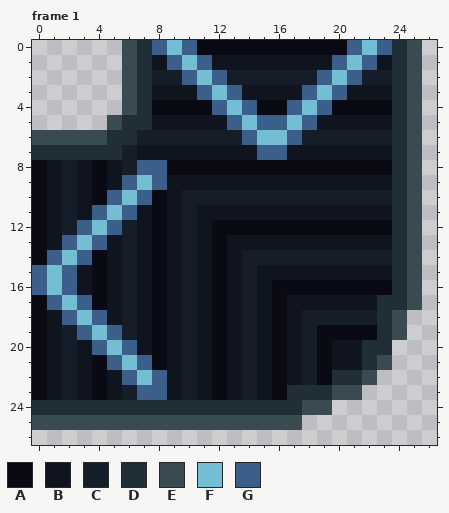
Edited in one commit: pixel-art file (asset_source/structures/conveyors/curved_conveyor_left/placeholder/curved_conveyor_left_placeholder.aseprite). Above: the version before the commit.
32x32 pixels, 2 frames. Shown: frame 1: x 0..26, y 0..26. The commit also changed other frames, which this record leaves out.
Visible layers, top first: "Arrows", "Layer 1".
Palette (. is transparent): A #090a14  B #10141f  C #151d28  D #202e37  E #394a50  F #73bed3  G #3c5e8b
Pixels before, frame 1, first column x 0:
 0 ......EDGFGAAAAAAAAAAGFGDE
 1 ......EDBGFGBBBBBBBBGFGBDE
 2 ......EDCCGFGCCCCCCGFGCCDE
 3 ......EDBBBGFGBBBBGFGBBBDE
 4 ......EDAAAAGFGAAGFGAAAADE
 5 .....EDDBBBBBGFGGFGBBBBBDE
 6 EEEEEDDCCCCCCCGFFGCCCCCCDE
 7 DDDDDDCBBBBBBBBGGBBBBBBBDE
 8 ABCBABCGGAAAAAAAAAAAAAAADE
 9 ABCBABGFGBBBBBBBBBBBBBBBDE
10 ABCBAGFGABCCCCCCCCCCCCCCDE
11 ABCBGFGBABCBBBBBBBBBBBBBDE
12 ABCGFGCBABCBAAAAAAAAAAAADE
13 ABGFGBCBABCBABBBBBBBBBBBDE
14 AGFGABCBABCBABCCCCCCCCCCDE
15 GFGBABCBABCBABCBBBBBBBBBDE
16 GFGBABCBABCBABCBAAAAAAAADE
17 AGFGABCBABCBABCBABBBBBBDDE
18 ABGFGBCBABCBABCBABCCCCCDE.
19 ABCGFGCBABCBABCBABCAAAADE.
20 ABCBGFGBABCBABCBABCABBDD..
21 ABCBAGFGABCBABCBABCABBDE..
22 ABCBABGFGBCBABCBABCADDE...
23 ABCBABCGGBCBABCBADDDEE....
24 DDDDDDDDDDDDDDDDDDEE......
25 EEEEEEEEEEEEEEEEEE........
Now the later version:
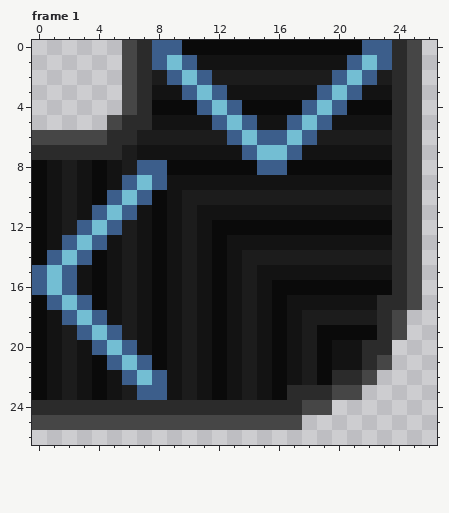
Difference:
colour A: #090a14 -> #0a0a0a
colour B: #10141f -> #131313
colour C: #151d28 -> #1c1c1c
colour D: #202e37 -> #2b2b2b
colour E: #394a50 -> #464646
Changed rows in their new state; - is a pixel that keeps its letter.
Frame 1, layer "Arrows":
first column x 8:
 0 -GA----------AG-
 1 GFGB--------BGFG
 2 -GFGC------CGFG-
 3 --GFGB----BGFG--
 4 ---GFGA--AGFG---
 5 ----GFGBBGFG----
 6 -----GFGGFG-----
 7 ------GFFG------
 8 -------GG-------
